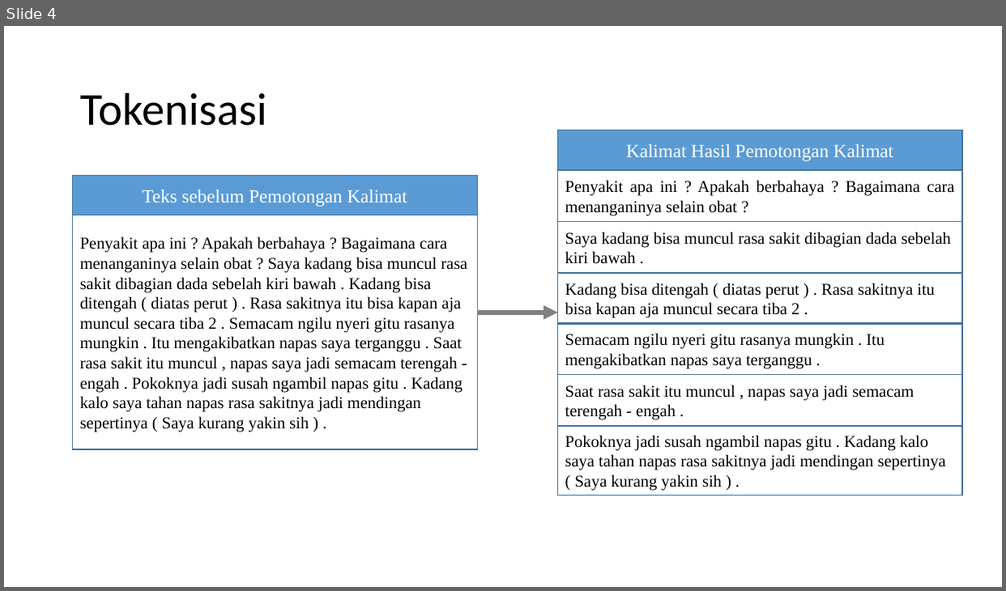
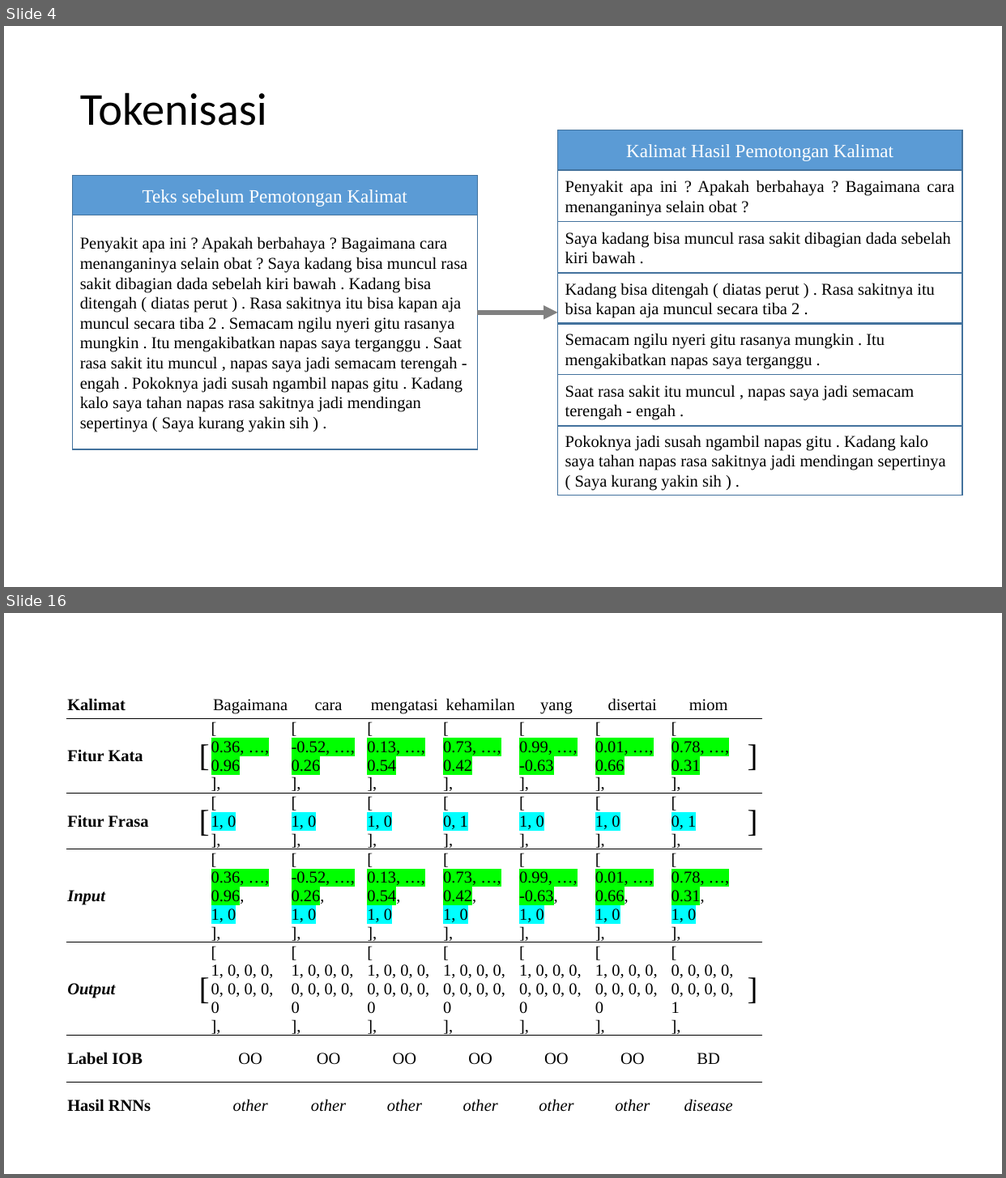
Before and after one commit to valdirachman/srl-doc, a slide deck: images/MER for QA.pptx. Shown one above the other, each under a label of ours: slide 4 before the commit, slides 4 and 16 after it; the slides between them are not shown. The pictures are 1006x591 and 1006x1178 pixels, drawn with LibreOffice and Linux fonts; fonts in the diff are those of the drawing. Boxes give left, top, right and bottom in pixels: in the first picture for what was removed or moved away, otherwise in the second. Text is boxed around its words. In the diff, an @@ line names an element or a change of style, - is before the commit and + after.

```diff
--- a/images/MER for QA.pptx
+++ b/images/MER for QA.pptx
@@ slide 16 added at <box>4,613,1002,1174</box>, background #FFFFFF @@
@@ table added at <box>67,691,765,1153</box>, 7 rows, 10 columns @@
+Kalimat |  | Bagaimana | cara | mengatasi | kehamilan | yang | disertai | miom | 
+Fitur Kata | [ | [ / 0.36, …, 0.96 / ], | [ / -0.52, …, 0.26 / ], | [ / 0.13, …, 0.54 / ], | [ / 0.73, …, 0.42 / ], | [ / 0.99, …, -0.63 / ], | [ / 0.01, …, 0.66 / ], | [ / 0.78, …, 0.31 / ], | ]
+Fitur Frasa | [ | [ / 1, 0 / ], | [ / 1, 0 / ], | [ / 1, 0 / ], | [ / 0, 1 / ], | [ / 1, 0 / ], | [ / 1, 0 / ], | [ / 0, 1 / ], | ]
+Input |  | [ / 0.36, …, 0.96, / 1, 0 / ], | [ / -0.52, …, 0.26, / 1, 0 / ], | [ / 0.13, …, 0.54, / 1, 0 / ], | [ / 0.73, …, 0.42, / 1, 0 / ], | [ / 0.99, …, -0.63, / 1, 0 / ], | [ / 0.01, …, 0.66, / 1, 0 / ], | [ / 0.78, …, 0.31, / 1, 0 / ], | 
+Output | [ | [ / 1, 0, 0, 0, 0, 0, 0, 0, / 0 / ], | [ / 1, 0, 0, 0, 0, 0, 0, 0, 0 / ], | [ / 1, 0, 0, 0, 0, 0, 0, 0, 0 / ], | [ / 1, 0, 0, 0, 0, 0, 0, 0, 0 / ], | [ / 1, 0, 0, 0, 0, 0, 0, 0, 0 / ], | [ / 1, 0, 0, 0, 0, 0, 0, 0, 0 / ], | [ / 0, 0, 0, 0, 0, 0, 0, 0, 1 / ], | ]
+Label IOB |  | OO | OO | OO | OO | OO | OO | BD | 
+Hasil RNNs |  | other | other | other | other | other | other | disease | 
```
Also in this commit, not shown: 1 slide changed, 11 other slides added, 39 other files.
